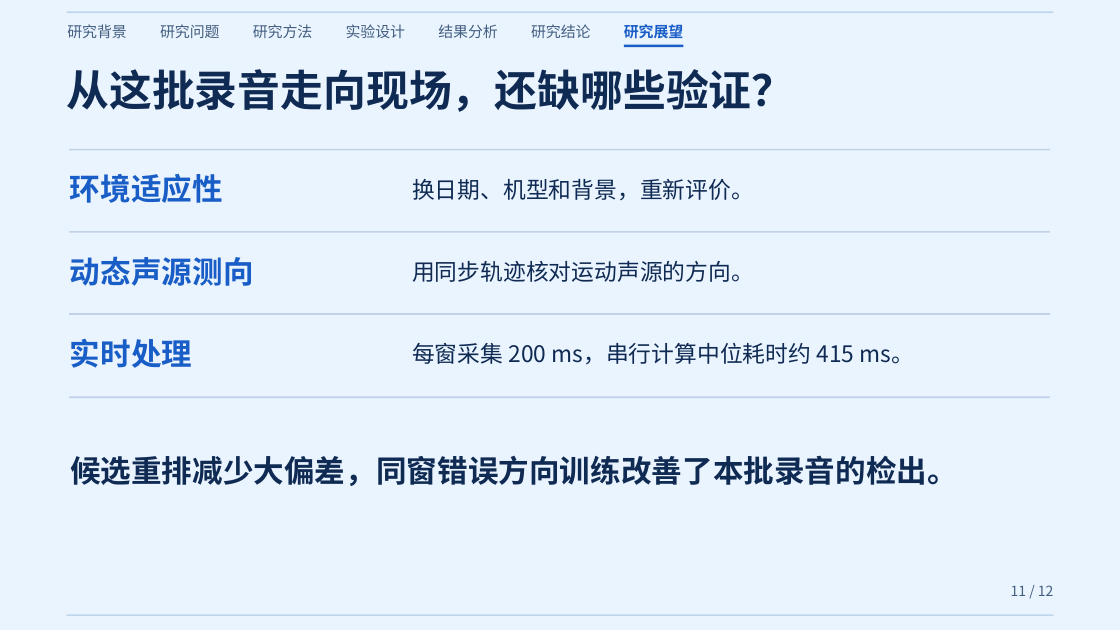
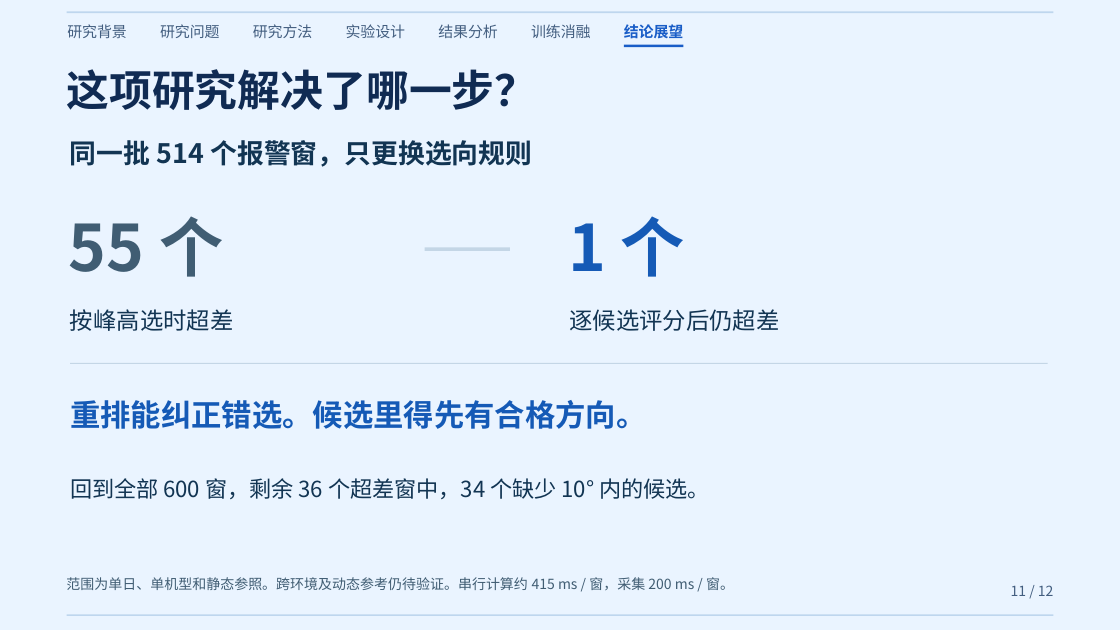
Before and after one commit to coffeeeeffoc/uav-acoustic-detection-localization, a slide deck: slide 11 of paper/公开演讲/研究汇报版/01 研究汇报精简版.pptx. Drawn at 1120x630 pixels with LibreOffice and Linux fonts; fonts in the diff are those of the drawing. Boxes give left, top, right and bottom in pixels: in the first picture for what was removed or moved away, otherwise in the second. Text is boxed around its words. In the diff, an @@ line names an element or a change of style, - is before the commit and + after.

Commit message:
以实测选峰案例和逐窗配对讲清研究贡献

```diff
--- a/paper/公开演讲/研究汇报版/01 研究汇报精简版.pptx
+++ b/paper/公开演讲/研究汇报版/01 研究汇报精简版.pptx
@@ text at bbox=[531, 24, 590, 38]: text changed @@
-研究结论
+训练消融
@@ text at bbox=[624, 24, 683, 39]: text changed @@
-研究展望
+结论展望
@@ text at bbox=[67, 69, 538, 110]: text changed @@
-从这批录音走向现场，还缺哪些验证？
+这项研究解决了哪一步？
@@ rectangle removed at bbox=[69, 149, 1050, 150] @@
@@ text added at bbox=[70, 140, 532, 167], 23 pt, text #123553, bold @@
+同一批 514 个报警窗，只更换选向规则
@@ text removed at bbox=[70, 174, 223, 203] @@
-环境适应性
@@ text removed at bbox=[412, 179, 754, 200] @@
-换日期、机型和背景，重新评价。
@@ rectangle removed at bbox=[69, 231, 1050, 233] @@
@@ text added at bbox=[69, 216, 223, 277], 55 pt, text #405D73, bold @@
+55 个
@@ text added at bbox=[568, 216, 685, 277], 55 pt, text #155AB6, bold @@
+1 个
@@ text removed at bbox=[70, 256, 254, 286] @@
-动态声源测向
@@ text removed at bbox=[412, 261, 754, 282] @@
-用同步轨迹核对运动声源的方向。
@@ rectangle added at bbox=[425, 247, 510, 250], fill #C4D6E6 @@
@@ rectangle removed at bbox=[69, 313, 1050, 315] @@
@@ text added at bbox=[70, 309, 234, 331], 20 pt, text #123553 @@
+按峰高选时超差
@@ text added at bbox=[569, 309, 779, 331], 20 pt, text #123553 @@
+逐候选评分后仍超差
@@ text removed at bbox=[70, 339, 192, 368] @@
-实时处理
@@ text removed at bbox=[412, 343, 915, 364] @@
-每窗采集 200 ms，串行计算中位耗时约 415 ms。
@@ rectangle: place and size @@
-rectangle at bbox=[69, 397, 1050, 398]
+rectangle at bbox=[70, 363, 1048, 364]
@@ rectangle at bbox=[70, 363, 1048, 364]: fill #C1D2E8 to #C4D6E6 @@
@@ text added at bbox=[70, 400, 647, 429], 26 pt, text #155AB6, bold @@
+重排能纠正错选。候选里得先有合格方向。
@@ text removed at bbox=[70, 456, 958, 486] @@
-候选重排减少大偏差，同窗错误方向训练改善了本批录音的检出。
@@ text added at bbox=[70, 478, 710, 499], 19 pt, text #123553 @@
+回到全部 600 窗，剩余 36 个超差窗中，34 个缺少 10° 内的候选。
@@ text added at bbox=[66, 577, 734, 590], 12 pt, text #405D73 @@
+范围为单日、单机型和静态参照。跨环境及动态参考仍待验证。串行计算约 415 ms / 窗，采集 200 ms / 窗。
```
Also in this commit, not shown: 10 other slides changed, 3 other files.
